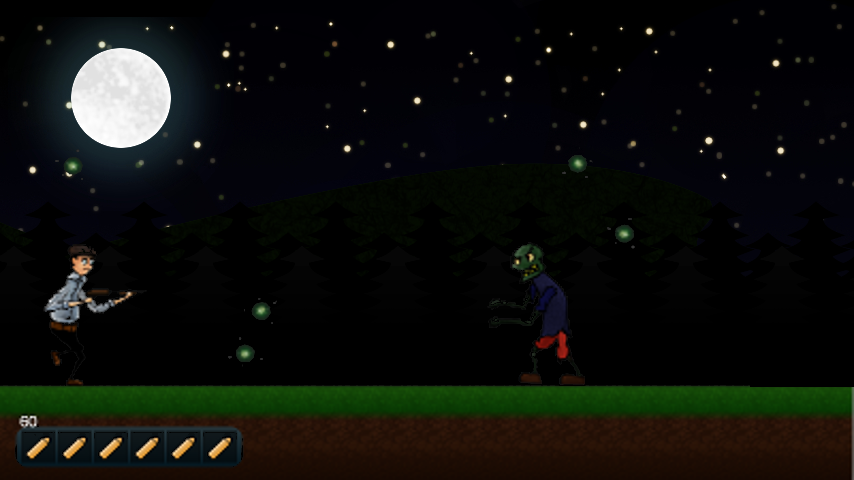
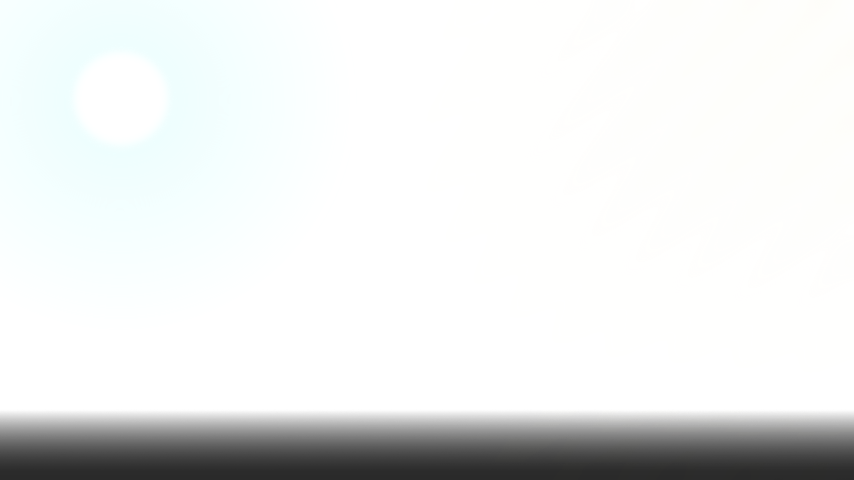
Revision of a layered 854x480 image; what changed, layer by layer:
removed group "bg" (3 layers) over [0, 0, 854, 480]
removed layer "Pasted Layer" from group "bg" over [0, 147, 854, 480]
removed layer "parallax.png" from group "bg" over [0, 163, 854, 480]
removed layer "background.jpg" from group "bg" over [0, 0, 854, 480]
added layer "moonGlow" (30%) in group "palette" over [0, 0, 357, 337]
added layer "rays" (13%) in group "palette" over [240, 0, 854, 480]
added layer "blackBottom" (85%) in group "palette" over [0, 409, 854, 480]
